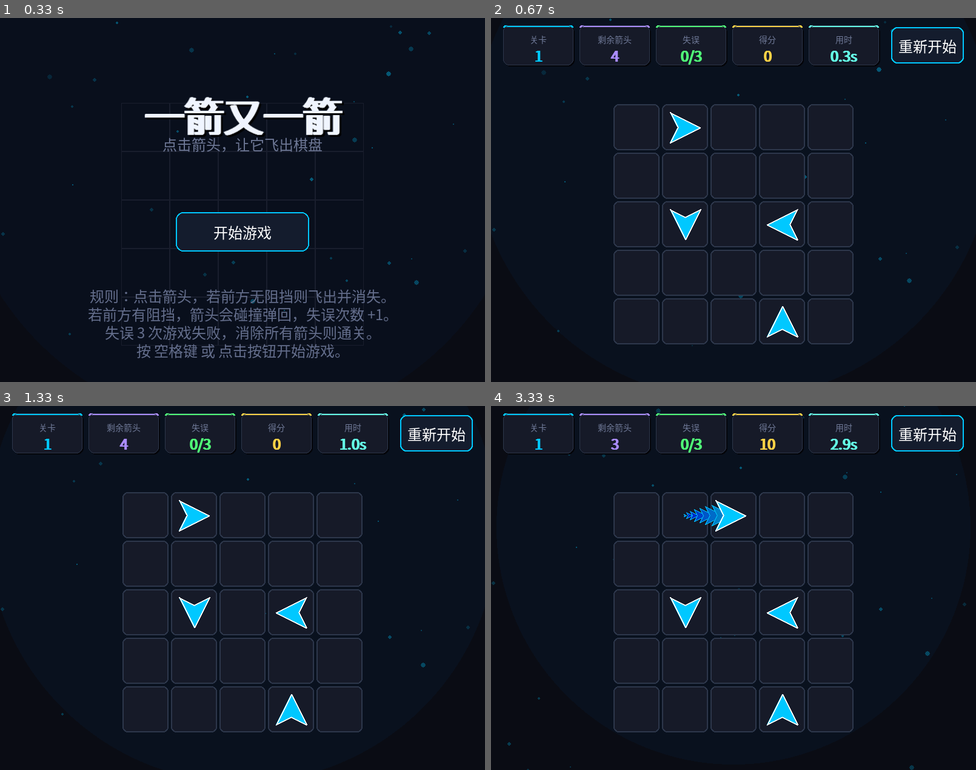
Above: before the commit, frames 1-4 (two rows, left to right).
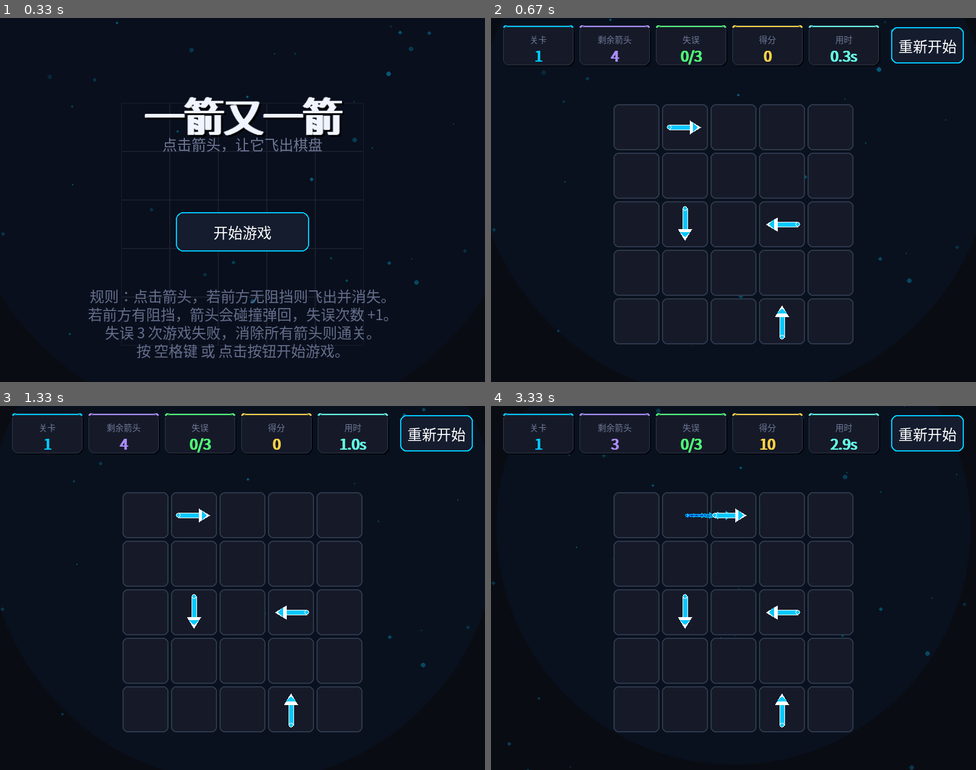
Above: after the commit, the same moments.

Repository: Emrys-m/arrow-game
Game: pygame game, started from main.py
Same seed, same stepped clock (60 frames per second), same inputs: the game is played once before the commit and once after it.
Inputs (mouse positions are in pixels of both pictures, inside the frame that each line leads up to):
- Up to frame 1 (0.33 s): no input
- Up to frame 2 (0.67 s): click (714, 214) at 0.38 s
- Up to frame 3 (1.33 s): click (126, 591) at 0.72 s
- Up to frame 4 (3.33 s): click (743, 464) at 2.05 s; click (738, 624) at 2.38 s; click (665, 511) at 3.22 s

Frame 1 is identical in both runs. In frame 2, 0.9% of the frame differs, in the area x 36-64%, y 25-89%; in frame 3, 0.9%; in frame 4, 1.0%.

Commit message:
feat:增加了箭身

Diff:
--- a/main.py
+++ b/main.py
@@ -81,22 +81,60 @@
     ]
 ]
 
-# ---------- 画箭头函数 ----------
+# ---------- 画箭头函数（新：箭身 + 箭头） ----------
 def draw_arrow(surface, x, y, direction, color=NEON_BLUE, outline_color=WHITE, scale=1.0):
-    size = int(25 * scale)
-    if size <= 0: return
-    if direction == 'U':
-        points = [(x, y - size), (x - size, y + size), (x, y + size // 2), (x + size, y + size)]
+    length = int(26 * scale)  # 箭总长（一半）
+    if length <= 3:
+        return
+
+    shaft_w = max(3, int(7 * scale))       # 箭身粗细
+    head_w = max(6, int(22 * scale))       # 箭头宽度
+    head_len = max(8, int(18 * scale))     # 箭头长度
+
+    if direction == 'R':
+        tail = (x - length, y)
+        head_base = (x + length - head_len, y)
+        tip = (x + length, y)
+        h1 = (x + length - head_len, y - head_w // 2)
+        h2 = (x + length - head_len, y + head_w // 2)
+    elif direction == 'L':
+        tail = (x + length, y)
+        head_base = (x - length + head_len, y)
+        tip = (x - length, y)
+        h1 = (x - length + head_len, y - head_w // 2)
+        h2 = (x - length + head_len, y + head_w // 2)
+    elif direction == 'U':
+        tail = (x, y + length)
+        head_base = (x, y - length + head_len)
+        tip = (x, y - length)
+        h1 = (x - head_w // 2, y - length + head_len)
+        h2 = (x + head_w // 2, y - length + head_len)
     elif direction == 'D':
-        points = [(x, y + size), (x - size, y - size), (x, y - size // 2), (x + size, y - size)]
-    elif direction == 'L':
-        points = [(x - size, y), (x + size, y - size), (x + size // 2, y), (x + size, y + size)]
-    elif direction == 'R':
-        points = [(x + size, y), (x - size, y - size), (x - size // 2, y), (x - size, y + size)]
+        tail = (x, y - length)
+        head_base = (x, y + length - head_len)
+        tip = (x, y + length)
+        h1 = (x - head_w // 2, y + length - head_len)
+        h2 = (x + head_w // 2, y + length - head_len)
     else:
         return
-    pygame.draw.polygon(surface, color, points)
-    pygame.draw.polygon(surface, outline_color, points, max(1, int(2 * scale)))
+
+    # 1) 箭身（先画描边粗线，再画彩色细线）
+    pygame.draw.line(surface, outline_color, tail, head_base, shaft_w + 2)
+    pygame.draw.line(surface, color, tail, head_base, shaft_w)
+    # 尾部圆端点
+    pygame.draw.circle(surface, outline_color, tail, (shaft_w + 2) // 2)
+    pygame.draw.circle(surface, color, tail, shaft_w // 2)
+
+    # 2) 箭头（三角形填充 + 描边）
+    pygame.draw.polygon(surface, outline_color, [tip, h1, h2])
+    inner_scale = 0.72
+    inner_tip = (tip[0] + (h1[0] - tip[0]) * (1 - inner_scale) * 0.5 + (h2[0] - tip[0]) * (1 - inner_scale) * 0.5,
+                 tip[1] + (h1[1] - tip[1]) * (1 - inner_scale) * 0.5 + (h2[1] - tip[1]) * (1 - inner_scale) * 0.5)
+    inner_h1 = (tip[0] + (h1[0] - tip[0]) * inner_scale,
+                tip[1] + (h1[1] - tip[1]) * inner_scale)
+    inner_h2 = (tip[0] + (h2[0] - tip[0]) * inner_scale,
+                tip[1] + (h2[1] - tip[1]) * inner_scale)
+    pygame.draw.polygon(surface, color, [inner_tip, inner_h1, inner_h2])
 
 # ---------- 时间格式化 ----------
 def format_time(t):
@@ -230,13 +268,11 @@
         self.grid = []
         self.mistakes = 0
         self.score = 0
-        self.elapsed_time = 0.0  # 新增：计时
+        self.elapsed_time = 0.0
         self.flying_arrows = []
         self.bumping_arrows = []
 
-        # 时间计数（驱动动画）
         self.time = 0
-        # 漂移粒子
         self.particles = [Particle() for _ in range(40)]
 
         self.start_btn_rect = pygame.Rect(WIDTH // 2 - 110, HEIGHT // 2 + 20, 220, 65)
@@ -248,7 +284,7 @@
         self.level_index = index
         self.grid = [row[:] for row in LEVELS[index]]
         self.mistakes = 0
-        self.elapsed_time = 0.0  # 重置计时
+        self.elapsed_time = 0.0
         self.flying_arrows = []
         self.bumping_arrows = []
         self.state = "PLAYING"
@@ -315,7 +351,6 @@
 
     def update(self):
         self.time += 1
-        # 计时：仅在 PLAYING 状态累加
         if self.state == "PLAYING":
             self.elapsed_time += 1.0 / 60.0
         for p in self.particles:
@@ -330,24 +365,20 @@
     def draw_start_screen(self):
         self.screen.fill(BG_COLOR)
 
-        # 呼吸光晕
         pulse = 1.0 + 0.1 * math.sin(self.time * 0.03)
         glow_surf = pygame.Surface((WIDTH, HEIGHT), pygame.SRCALPHA)
         pygame.draw.circle(glow_surf, (0, 150, 255, 15), (WIDTH // 2, HEIGHT // 3), int(300 * pulse))
         pygame.draw.circle(glow_surf, (0, 100, 255, 8), (WIDTH // 2, HEIGHT // 3), int(450 * pulse))
         self.screen.blit(glow_surf, (0, 0))
 
-        # 漂移粒子
         for p in self.particles:
             p.draw(self.screen)
 
-        # 装饰网格
         for r in range(ROWS):
             for c in range(COLS):
                 rect = pygame.Rect(MARGIN_X + c * CELL_SIZE, MARGIN_Y + r * CELL_SIZE, CELL_SIZE, CELL_SIZE)
                 pygame.draw.rect(self.screen, GRID_COLOR, rect, 1)
 
-        # 标题（呼吸缩放）
         title_scale = 1.0 + 0.02 * math.sin(self.time * 0.05)
         title_text = "一箭又一箭"
         title_base = self.title_font.render(title_text, True, TITLE_COLOR)
@@ -361,11 +392,9 @@
         self.screen.blit(shadow, (WIDTH // 2 - shadow.get_width() // 2 + 3, HEIGHT // 4 - 40 + 3))
         self.screen.blit(title, (WIDTH // 2 - title.get_width() // 2, HEIGHT // 4 - 40))
 
-        # 副标题
         sub_title = self.font.render("点击箭头，让它飞出棋盘", True, SUB_TITLE_COLOR)
         self.screen.blit(sub_title, (WIDTH // 2 - sub_title.get_width() // 2, HEIGHT // 4 + 40))
 
-        # 开始按钮
         mouse_pos = pygame.mouse.get_pos()
         hover = self.start_btn_rect.collidepoint(mouse_pos)
         btn_color = BTN_HOVER if hover else BTN_COLOR
@@ -376,7 +405,6 @@
         self.screen.blit(btn_text, (self.start_btn_rect.centerx - btn_text.get_width() // 2,
                                      self.start_btn_rect.centery - btn_text.get_height() // 2))
 
-        # 操作说明
         help_lines = [
             "规则：点击箭头，若前方无阻挡则飞出并消失。",
             "若前方有阻挡，箭头会碰撞弹回，失误次数 +1。",
@@ -401,7 +429,6 @@
         value_surf = self.value_font.render(value, True, accent_color)
         self.screen.blit(value_surf, (x + w // 2 - value_surf.get_width() // 2, y + 32))
 
-    # ---------- 结算面板绘制 ----------
     def draw_result_panel(self, is_win):
         overlay = pygame.Surface((WIDTH, HEIGHT), pygame.SRCALPHA)
         overlay.fill((6, 8, 15, 200))
@@ -413,7 +440,6 @@
 
         accent = NEON_GREEN if is_win else NEON_RED
 
-        # 外发光
         pulse = 1.0 + 0.08 * math.sin(self.time * 0.06)
         glow = pygame.Surface((panel_w + 80, panel_h + 80), pygame.SRCALPHA)
         for i in range(5, 0, -1):
@@ -423,16 +449,13 @@
                              border_radius=20 + i * 2)
         self.screen.blit(glow, (panel_x - 40, panel_y - 40))
 
-        # 阴影
         shadow = pygame.Surface((panel_w + 20, panel_h + 20), pygame.SRCALPHA)
         pygame.draw.rect(shadow, (0, 0, 0, 160), (0, 0, panel_w + 20, panel_h + 20), border_radius=22)
         self.screen.blit(shadow, (panel_x - 10, panel_y - 10))
 
-        # 面板主体
         panel_rect = pygame.Rect(panel_x, panel_y, panel_w, panel_h)
         pygame.draw.rect(self.screen, (22, 28, 45), panel_rect, border_radius=18)
 
-        # 内网格
         inner_clip = pygame.Surface((panel_w, panel_h), pygame.SRCALPHA)
         for i in range(0, panel_w, 24):
             pygame.draw.line(inner_clip, (40, 50, 75, 50), (i, 0), (i, panel_h))
@@ -440,19 +463,16 @@
             pygame.draw.line(inner_clip, (40, 50, 75, 50), (0, j), (panel_w, j))
         self.screen.blit(inner_clip, (panel_x, panel_y))
 
-        # 顶部光晕
         top_glow = pygame.Surface((panel_w, 200), pygame.SRCALPHA)
         for i in range(200, 0, -10):
             alpha = max(0, int(30 * (i / 200) * pulse))
             pygame.draw.circle(top_glow, (*accent, alpha), (panel_w // 2, 0), i * 2)
         self.screen.blit(top_glow, (panel_x, panel_y))
 
-        # 边框
         pygame.draw.rect(self.screen, accent, panel_rect, width=2, border_radius=18)
         inner_rect = pygame.Rect(panel_x + 6, panel_y + 6, panel_w - 12, panel_h - 12)
         pygame.draw.rect(self.screen, accent, inner_rect, width=1, border_radius=14)
 
-        # 四角 L 形角标
         corner_len = 18
         corner_thickness = 3
         corners = [
@@ -467,11 +487,9 @@
             pygame.draw.line(self.screen, accent,
                              (cx, cy), (cx, cy + corner_len * dy), corner_thickness)
 
-        # 顶部状态条
         pygame.draw.rect(self.screen, accent, (panel_x, panel_y, panel_w, 4),
                          border_top_left_radius=18, border_top_right_radius=18)
 
-        # 圆形图标 + 旋转光环
         icon_cy = panel_y + 78
         icon_r = 40
         ring_r = int(icon_r + 10 + 5 * pulse)
@@ -494,12 +512,10 @@
         self.screen.blit(icon_surf, (WIDTH // 2 - icon_surf.get_width() // 2,
                                       icon_cy - icon_surf.get_height() // 2))
 
-        # 标题
         title_text = "通 关" if is_win else "失 败"
         title = self.big_font.render(title_text, True, TITLE_COLOR)
         self.screen.blit(title, (WIDTH // 2 - title.get_width() // 2, panel_y + 140))
 
-        # 分隔线
         line_y = panel_y + 210
         line_w = 260
         line_x = WIDTH // 2 - line_w // 2
@@ -509,7 +525,6 @@
             pygame.draw.line(line_surf, (*accent, alpha), (i, 0), (i, 2))
         self.screen.blit(line_surf, (line_x, line_y))
 
-        # 得分
         score_label = self.label_font.render("本 局 得 分", True, SUB_TITLE_COLOR)
         self.screen.blit(score_label, (WIDTH // 2 - score_label.get_width() // 2, panel_y + 228))
 
@@ -518,7 +533,6 @@
         score_surf = big_score_font.render(str(self.score), True, NEON_YELLOW)
         self.screen.blit(score_surf, (WIDTH // 2 - score_surf.get_width() // 2, panel_y + 248))
 
-        # 用时（新）
         time_label = self.label_font.render("本 局 用 时", True, SUB_TITLE_COLOR)
         self.screen.blit(time_label, (WIDTH // 2 - time_label.get_width() // 2, panel_y + 318))
 
@@ -527,7 +541,6 @@
         time_surf = big_time_font.render(format_time(self.elapsed_time), True, NEON_CYAN)
         self.screen.blit(time_surf, (WIDTH // 2 - time_surf.get_width() // 2, panel_y + 338))
 
-        # 底部提示
         hint_text = "点击屏幕，进入下一关" if is_win else "点击屏幕，重新挑战"
         hint_pulse = 0.5 + 0.5 * math.sin(self.time * 0.1)
         hint_color = (
@@ -541,17 +554,14 @@
     def draw_game_screen(self):
         self.screen.fill(BG_COLOR)
 
-        # 呼吸光晕
         pulse = 1.0 + 0.08 * math.sin(self.time * 0.03)
         glow_surf = pygame.Surface((WIDTH, HEIGHT), pygame.SRCALPHA)
         pygame.draw.circle(glow_surf, (0, 150, 255, 10), (WIDTH // 2, HEIGHT // 3), int(400 * pulse))
         self.screen.blit(glow_surf, (0, 0))
 
-        # 漂移粒子
         for p in self.particles:
             p.draw(self.screen)
 
-        # 棋盘格子
         for r in range(ROWS):
             for c in range(COLS):
                 x = MARGIN_X + c * CELL_SIZE
@@ -560,7 +570,6 @@
                 pygame.draw.rect(self.screen, CELL_BG, rect, border_radius=8)
                 pygame.draw.rect(self.screen, CELL_BORDER, rect, width=2, border_radius=8)
 
-        # 箭头
         for r in range(ROWS):
             for c in range(COLS):
                 direction = self.grid[r][c]
@@ -574,13 +583,11 @@
         for arrow in self.flying_arrows: arrow.draw(self.screen)
         for arrow in self.bumping_arrows: arrow.draw(self.screen)
 
-        # 失误颜色
         if self.mistakes == 0: mistake_color = NEON_GREEN
         elif self.mistakes == 1: mistake_color = NEON_YELLOW
         elif self.mistakes == 2: mistake_color = NEON_ORANGE
         else: mistake_color = NEON_RED
 
-        # HUD 五卡片布局
         card_w, card_h = 116, 66
         gap = 10
         start_x = 20
@@ -592,7 +599,6 @@
         self.draw_hud_card(start_x + (card_w + gap) * 3, y, card_w, card_h, "得分", str(self.score), NEON_YELLOW)
         self.draw_hud_card(start_x + (card_w + gap) * 4, y, card_w, card_h, "用时", format_time(self.elapsed_time), NEON_CYAN)
 
-        # 重新开始按钮
         restart_rect = pygame.Rect(WIDTH - 140, 15, 120, 60)
         pygame.draw.rect(self.screen, BTN_COLOR, restart_rect, border_radius=10)
         pygame.draw.rect(self.screen, BTN_BORDER, restart_rect, width=2, border_radius=10)
@@ -600,7 +606,6 @@
         self.screen.blit(restart_text, (restart_rect.centerx - restart_text.get_width() // 2,
                                         restart_rect.centery - restart_text.get_height() // 2))
 
-        # 结算面板
         if self.state == "WIN":
             self.draw_result_panel(is_win=True)
         elif self.state == "LOSE":
